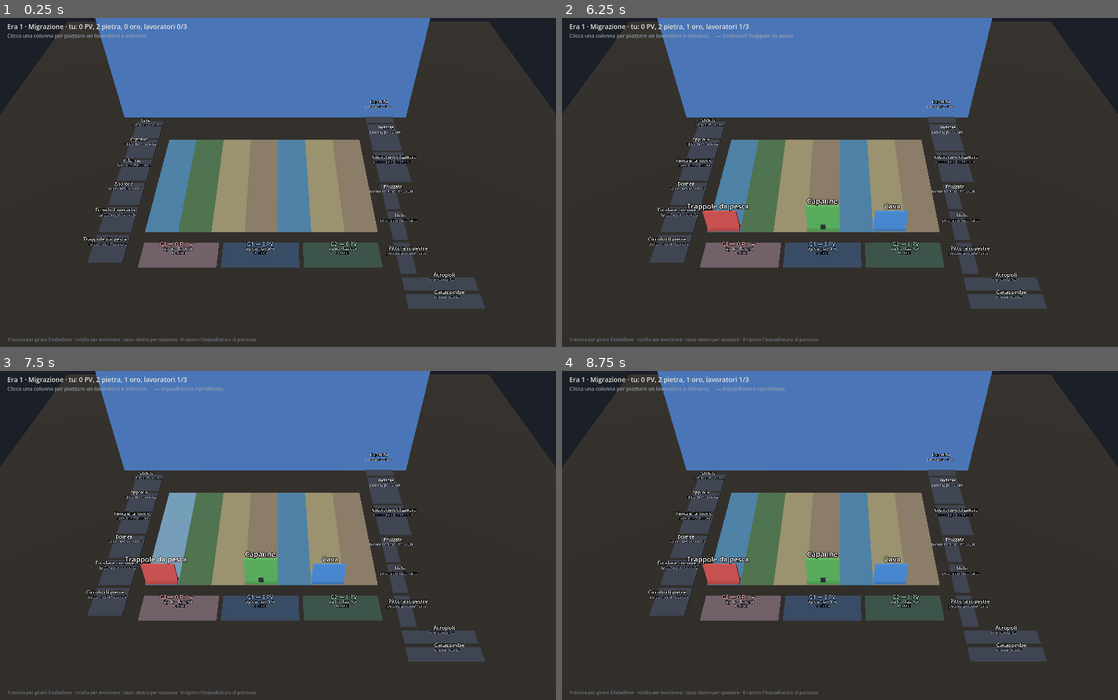
Above: before the commit, frames 1-4 (two rows, left to right).
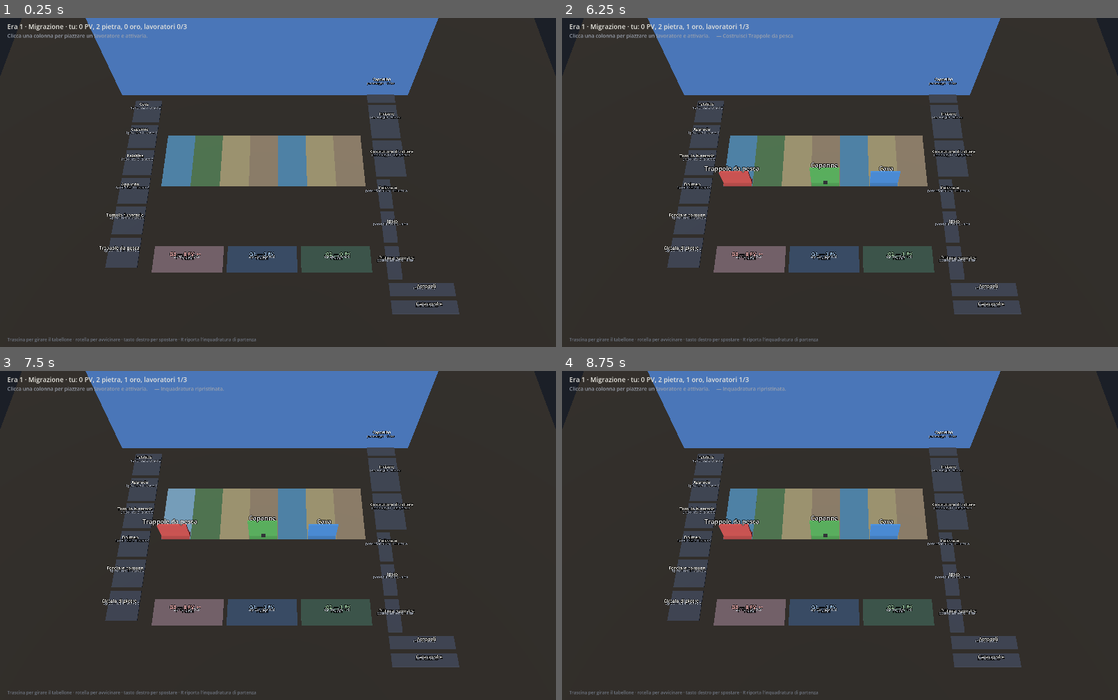
Above: after the commit, the same moments.

Repository: Tannoiser2/The-Street
Game: Godot game, scene res://scenes/gioca.tscn
Two runs of this game, one before a commit and one after it. Both use one fixed random seed, a clock stepped at 60 frames per second and the inputs below.
Inputs (mouse positions are in pixels of both pictures, inside the frame that each line leads up to):
- Up to frame 1 (0.25 s): no input
- Up to frame 2 (6.25 s): tap Enter at 0.5, 2, 3.5 s; move the mouse to (962, 166) at 0.52 s; tap R every 0.75 s from 0.6 to 5.85 s; click (962, 166) at 0.67 s; tap Space at 1.25, 2.75, 4.25 s; move the mouse to (728, 198) at 1.27 s; click (728, 198) at 1.42 s; move the mouse to (895, 110) at 2.02 s; click (895, 110) at 2.17 s; move the mouse to (812, 248) at 2.77 s; click (812, 248) at 2.92 s; move the mouse to (1006, 231) at 3.52 s; click (1006, 231) at 3.67 s; move the mouse to (673, 133) at 4.27 s; click (673, 133) at 4.42 s; move the mouse to (867, 182) at 5.02 s; click (867, 182) at 5.17 s; move the mouse to (756, 100) at 5.77 s; click (756, 100) at 5.92 s
- Up to frame 3 (7.5 s): move the mouse to (400, 519) at 6.52 s; tap R at 6.6, 7.35 s; click (400, 519) at 6.67 s; move the mouse to (166, 551) at 7.27 s; click (166, 551) at 7.42 s
- Up to frame 4 (8.75 s): move the mouse to (895, 463) at 8.02 s; tap R at 8.1 s; click (895, 463) at 8.17 s

The runs differ from the first frame. In frame 1, 18% of the frame differs, in the area x 0-100%, y 0-91%; in frame 2, 19%; in frame 3, 19%; in frame 4, 19%.

Commit message:
feat(m5): i binari nella fascia del disegno, e le rovine perdono la sagoma
Due cose chieste dal designer.

LE SAGOME NELLA FASCIA DEL DISEGNO. Sotto l'illustrazione la tessera porta le
icone di produzione, la regola e la fascia "Prosperita' Urbana": roba che si
legge per tutta la partita e che le sagome coprivano. I cinque binari stanno
ora nella sola fascia dell'illustrazione, misurata sul pixel riga per riga -
il cielo comincia a 30 mm dal bordo alto, la cornice d'oro sotto il disegno
cade a 160 - quindi 130 mm per cinque binari: 26 mm l'uno invece di 54.
La tessera resta lunga 271 mm e si clicca tutta: fuori dalla fascia vale il
binario piu' vicino, altrimenti meta' tessera sarebbe morta al clic senza che
si capisca perche'.

LE ROVINE PERDONO LA SAGOMA. Chi crolla in rovina non e' piu' in piedi: resta
la basetta, che fa da fondamenta a chi ci costruisce sopra. Il rudere invece
e' "in piedi ma spento" e la sagoma ce l'ha ancora, in grigio.
Disegnarli uguali era il motivo per cui in partita sembrava che nessun
edificio crollasse mai. Crollano eccome: misurato, 877 su 1720 in 60 partite
a tre giocatori, cioe' la meta'. Un test lo ricontrolla a ogni esecuzione,
perche' il giorno che quel conto andasse a zero la regola grafica non
servirebbe piu' a niente e sarebbe rotto qualcosa negli eventi.

Il passo fra le quote scende da 85 mm a 5, cioe' alla basetta: con la sagoma
della rovina tolta, sotto un edificio sopraelevato non c'e' piu' nulla da
scavalcare, e a 85 mm sarebbe rimasto in aria. Un edificio non sta mai sopra
una sagoma in piedi - le basi diventano tutte rovina nel momento in cui ci si
costruisce sopra, spianamento compreso.

L'INCLINAZIONE SALE DA 45 A 62 GRADI, e non e' un gusto: con i binari a 26 mm,
a 45 gradi di una sagoma dietro restava visibile il 39% e la fila davanti
copriva anche il testo della tessera. A 62 la visibilita' torna al 74% -
dov'era con i binari larghi - e il prezzo lo paga lo scorcio, dal 71 al 47%.
A 70 le sagome sono quasi coricate: provato, guardato, scartato. Le due soglie
che il test controllava non stanno piu' insieme (la prima vuole >=62 gradi, la
seconda <=49) e quelle nuove sono scritte, non allentate di nascosto.

E una trappola nel mio stesso strumento: scatta3d.sh prendeva "l'ultimo
fotogramma" con ${BASE}*.png, e un ritaglio chiamato finale_zoom.png accanto a
finale.png finiva ultimo nell'ordinamento e veniva promosso a scatto,
cancellando quello vero. Ora il glob prende solo i fotogrammi numerati.

Domande aperte 74 e 75: nella copia del PDF che ho le "caselle disegnate"
sulle tessere non ci sono - ho misurato sulla cornice dell'illustrazione - e
il prezzo dei binari stretti e' lo scorcio.

Regressione: 713 test, 0 falliti; 40 partite a 4 giocatori, 0 bloccate.

Co-Authored-By: Claude Opus 5 <noreply@anthropic.com>
Claude-Session: https://claude.ai/code/session_01QvR1MLfE6LGHHtqqPbM6YT

Diff:
--- a/scripts/tools/test_view.gd
+++ b/scripts/tools/test_view.gd
@@ -26,6 +26,7 @@
 	_run("3D: cliccare una carta", _test_clic_sulle_carte)
 	_run("3D: l'inquadratura si calcola", _test_3d_inquadratura)
 	_run("3D: dal clic allo slot", _test_raggio)
+	_run("3D: chi crolla perde la sagoma e resta la basetta", _test_rovine)
 	_run("3D: la telecamera gira attorno al tavolo", _test_orbita)
 	_run("  e cliccare funziona da ogni angolo", _test_orbita_e_clic)
 	_run("  e finisce davvero dove dice, nella scena", _test_telecamera_nel_mondo)
@@ -238,10 +239,23 @@
 	# slot ne occupa 15.
 	_approx("i binari sono contigui, non distanziati",
 		absf(BoardLayout3D.rail_z(2) - BoardLayout3D.rail_z(1)), BoardLayout3D.SLOT_D)
-	_approx("i cinque binari riempiono la tessera",
-		BoardLayout3D.RAILS * BoardLayout3D.SLOT_D, BoardLayout3D.TESSERA_D)
-	_ok("la basetta occupa meno di mezzo slot: e' cosi' che si vede dietro",
-		BoardLayout3D.BASETTA_D < BoardLayout3D.SLOT_D / 2.0)
+	# I binari riempiono la FASCIA DEL DISEGNO, non tutta la tessera: sotto
+	# ci sono icone, regola e "Prosperita' Urbana", che devono restare
+	# leggibili per tutta la partita.
+	_approx("i cinque binari riempiono la fascia del disegno",
+		BoardLayout3D.RAILS * BoardLayout3D.SLOT_D,
+		BoardLayout3D.BANDA_GIU - BoardLayout3D.BANDA_SU)
+	_ok("la fascia sta dentro la tessera e lascia scoperto il testo",
+		BoardLayout3D.BANDA_SU > 0.0
+		and BoardLayout3D.BANDA_GIU < BoardLayout3D.TESSERA_D - 50.0,
+		"fascia %.0f-%.0f su %.0f mm" % [BoardLayout3D.BANDA_SU,
+			BoardLayout3D.BANDA_GIU, BoardLayout3D.TESSERA_D])
+	_ok("nessuna sagoma finisce sul testo della tessera",
+		BoardLayout3D.rail_z(1) + BoardLayout3D.SLOT_D <= BoardLayout3D.BANDA_GIU + 0.001)
+	_ok("la basetta sta dentro il suo binario",
+		BoardLayout3D.BASETTA_D < BoardLayout3D.SLOT_D,
+		"basetta %.0f su un binario di %.0f mm" % [BoardLayout3D.BASETTA_D,
+			BoardLayout3D.SLOT_D])
 	_ok("le colonne procedono lungo la X", BoardLayout3D.col_x(0) < BoardLayout3D.col_x(1))
 	_ok("le quote salgono lungo la Y",
 		BoardLayout3D.level_y(2) > BoardLayout3D.level_y(1))
@@ -291,15 +305,16 @@
 	altezze.sort()
 	var mediana: float = altezze[altezze.size() / 2]
 
-	# Il passo fra le quote e' l'altezza del rialzo, una misura fisica del
-	# gioco: la sagoma TIPICA ci sta sotto, ma una sagoma alta lo scavalca -
-	# ed e' giusto che lo faccia, perche' e' quello che fa un grattacielo.
-	# Il test regge il caso tipico, non pretende l'impossibile dal caso limite.
-	_ok("il passo fra le quote copre la sagoma tipica (mediana %.0f su %.0f)"
-		% [mediana, BoardLayout3D.LEVEL_H], mediana <= BoardLayout3D.LEVEL_H)
-	_ok("  e la piu' alta lo scavalca, come deve (%s: %.0f mm)" % [nome, piu_alta],
-		piu_alta > BoardLayout3D.LEVEL_H)
-	_eq("  ed e' il Grattacielo", nome, "Grattacielo")
+	# Il passo fra le quote e' lo spessore di cio' che sta sotto, e sotto c'e'
+	# solo la BASETTA: chi crolla in rovina perde la sagoma. Un edificio non
+	# si trova mai sopra una sagoma in piedi, perche' le basi diventano tutte
+	# rovina nel momento in cui ci si costruisce sopra - quindi non c'e'
+	# niente da scavalcare, e il passo non deve piu' coprire una sagoma.
+	_approx("il passo fra le quote e' la basetta, non una sagoma",
+		BoardLayout3D.LEVEL_H, BoardLayout3D.BASETTA_Y)
+	_ok("  e le sagome sono tutte piu' alte del passo (mediana %.0f, max %.0f)"
+		% [mediana, piu_alta], mediana > BoardLayout3D.LEVEL_H)
+	_eq("  la piu' alta e' il Grattacielo", nome, "Grattacielo")
 
 	# Le misure vengono dal cartone: ogni edificio deve averle.
 	var senza := 0
@@ -312,8 +327,8 @@
 	var sopra := _metti(gs, "ed_capanne", 2, 3, 1)
 	var basetta := BoardLayout3D.basetta_box(gs, sopra)
 	_approx("la basetta e' profonda 15 mm", basetta.size.z, BoardLayout3D.BASETTA_D)
-	_ok("  cioe' meno di un terzo dello slot",
-		basetta.size.z < BoardLayout3D.SLOT_D / 3.0)
+	_ok("  cioe' meno di un binario, che ne e' profondo %.0f"
+		% BoardLayout3D.SLOT_D, basetta.size.z < BoardLayout3D.SLOT_D)
 	_ok("  e molto meno della profondita' della strada",
 		basetta.size.z < BoardLayout3D.board_d() / 10.0)
 	_ok("il cartone e' spesso 4 mm, come il vero",
@@ -407,11 +422,17 @@
 	# Niente soglia a naso: due limiti, e l'angolo deve rispettarli entrambi.
 	var visibile := BoardLayout3D.quota_visibile()
 	var scorcio := BoardLayout3D.scorcio()
-	_ok("dietro la fila davanti resta visibile almeno il 75%% di una sagoma (%.0f%%)"
-		% (visibile * 100.0), visibile >= 0.75)
-	_ok("  e una sagoma non e' schiacciata sotto il 65%% (%.0f%%)"
-		% (scorcio * 100.0), scorcio >= 0.65,
-		"con l'illustrazione sopra, piu' schiacciata di cosi' non si legge")
+	# Le due soglie di prima - 75% visibile e 65% di scorcio - non stanno piu'
+	# insieme da quando i binari si sono stretti a 26 mm per entrare nella
+	# fascia del disegno: la prima vuole almeno 62 gradi, la seconda al
+	# massimo 49. Si e' tenuta la visibilita' dov'era e il prezzo lo paga lo
+	# scorcio. Le soglie qui sotto sono quelle nuove, non le vecchie
+	# allentate di nascosto.
+	_ok("dietro la fila davanti resta visibile almeno il 70%% di una sagoma (%.0f%%)"
+		% (visibile * 100.0), visibile >= 0.70)
+	_ok("  e una sagoma non e' schiacciata sotto il 45%% (%.0f%%)"
+		% (scorcio * 100.0), scorcio >= 0.45,
+		"a 70 gradi erano quasi coricate e non si riconoscevano piu'")
 	_ok("  e la telecamera usa davvero quell'inclinazione",
 		is_equal_approx(BoardLayout3D.camera_pitch_deg(gs), BoardLayout3D.INCLINAZIONE))
 
@@ -810,3 +831,41 @@
 			* BoardLayout3D.U)
 	_ok("  e continua a guardarla", not cam.is_position_behind(orb.mira * BoardLayout3D.U))
 	vista.queue_free()
+
+# ---- le rovine ------------------------------------------------------
+# Un edificio crollato non e' piu' in piedi: resta il piede, che fa da
+# fondamenta a chi ci costruisce sopra. Disegnarlo come un rudere era il
+# motivo per cui in partita sembrava che nessun edificio crollasse mai.
+func _test_rovine() -> void:
+	var gs := _gioco().gs
+	var b := _metti(gs, "ed_capanne", 1, 2)
+	_ok("un edificio intatto ha la sua sagoma", BoardLayout3D.ha_sagoma(b))
+	b.state = Enums.BuildingState.RUDERE
+	_ok("  il rudere ce l'ha ancora: e' in piedi, solo spento",
+		BoardLayout3D.ha_sagoma(b))
+	_ok("  e la mostra in grigio", BoardLayout3D.sagoma_path(b).contains("grigio"))
+	b.state = Enums.BuildingState.ROVINA
+	_ok("  chi e' crollato no", not BoardLayout3D.ha_sagoma(b))
+	var piede := BoardLayout3D.basetta_box(gs, b)
+	_ok("  ma la basetta resta, e regge la quota sopra",
+		piede.size.y > 0.0 and piede.size.z > 0.0)
+	_approx("  che e' esattamente il passo fra le quote",
+		piede.size.y, BoardLayout3D.LEVEL_H)
+
+	# E non e' un caso di laboratorio: in partita le rovine sono la meta'
+	# degli edifici. Se questo conto va a zero, la regola sopra non serve piu'
+	# a niente e qualcosa si e' rotto negli eventi.
+	var rovine := 0
+	var totali := 0
+	for s in 5:
+		var ctl := GameController.new()
+		ctl.new_game(3, 100 + s)
+		var giri := 0
+		while ctl.gs.phase != Enums.Phase.FINE_PARTITA and giri < 4000:
+			RandomBot.play_turn(ctl)
+			giri += 1
+		for e in ctl.gs.grid.buildings:
+			totali += 1
+			if e.state == Enums.BuildingState.ROVINA: rovine += 1
+	_ok("in partita gli edifici crollano davvero (%d su %d in 5 partite)"
+		% [rovine, totali], rovine > totali / 5)
--- a/scripts/view/board_layout_3d.gd
+++ b/scripts/view/board_layout_3d.gd
@@ -25,9 +25,18 @@
 
 const RAILS := 5
 const TESSERA_W := 63.0          # larghezza di una tessera colonna
-const TESSERA_D := 271.0         # profondita': i cinque binari, contigui
+const TESSERA_D := 271.0         # profondita' della tessera intera
 const TESSERA_Y := 2.0           # spessore della tessera stesa sul tavolo
-const SLOT_D := TESSERA_D / float(RAILS)     # 54,2 mm per binario
+# I BINARI STANNO NELLA FASCIA DEL DISEGNO, non su tutta la tessera. Sotto
+# l'illustrazione la tessera porta le icone di produzione, la regola e la
+# fascia "Prosperita' Urbana": una sagoma piazzata li' le coprirebbe, ed e'
+# roba che si deve leggere per tutta la partita.
+# La fascia e' misurata sull'immagine stampata, riga per riga: il cielo
+# comincia a 30 mm dal bordo alto e la cornice d'oro sotto il disegno cade a
+# 160. Centotrenta millimetri per cinque binari.
+const BANDA_SU := 30.0
+const BANDA_GIU := 160.0
+const SLOT_D := (BANDA_GIU - BANDA_SU) / float(RAILS)   # 26 mm per binario
 const SAGOMA_MODULO := 60.3      # 1/2/3 slot -> 60,3 / 120,6 / 180,9 mm
 const SAGOMA_SPESSORE := 4.0     # cartone
 const BASETTA_D := 15.0          # il piede che tiene in piedi la sagoma
@@ -35,7 +44,12 @@
 # Le sagome sono contigue sul binario, ma la basetta ne occupa 15 mm sui 54:
 # il resto dello slot resta scoperto, ed e' quello che lascia vedere le file
 # dietro senza bisogno di allontanare i binari.
-const LEVEL_H := 85.0            # passo fra le quote: mai meno di una sagoma
+# Il passo fra le quote e' lo spessore di cio' che sta sotto, e sotto c'e'
+# solo la BASETTA: chi crolla in rovina perde la sagoma e resta il piede, che
+# fa da fondamenta a chi ci costruisce sopra. Un edificio non si trova mai
+# sopra una sagoma in piedi - le basi diventano tutte rovina nel momento in
+# cui ci si costruisce - quindi non c'e' niente da scavalcare.
+const LEVEL_H := 5.0
 const CIELO_STACCO := 90.0
 const CIELO_H := 620.0
 
@@ -47,7 +61,12 @@
 # X e la colonna 0 finirebbe a destra: chi legge "colonna 2" guarderebbe dalla
 # parte sbagliata.
 static func rail_z(era: int) -> float:
-	return (RAILS - era) * SLOT_D
+	return BANDA_SU + (RAILS - era) * SLOT_D
+
+# La tessera intera, che e' piu' lunga della fascia dei binari.
+static func tessera_box(col: int) -> AABB:
+	return AABB(Vector3(col_x(col), 0.0, 0.0),
+		Vector3(TESSERA_W, TESSERA_Y, TESSERA_D))
 
 static func span_w(n_col: int) -> float:
 	return n_col * SAGOMA_MODULO
@@ -74,9 +93,10 @@
 		# sul davanti dello slot, cioe' dal lato della telecamera
 		z = rail_z(b.era_built) + SLOT_D - BASETTA_D / 2.0
 	else:
-		# Senza binario: al centro della profondita' della colonna, sopra il
-		# baricentro di cio' che la sorregge.
-		z = board_d() / 2.0
+		# Senza binario: al centro della FASCIA, sopra il baricentro di cio'
+		# che la sorregge - non al centro della tessera, che scenderebbe sul
+		# testo.
+		z = (BANDA_SU + BANDA_GIU) / 2.0
 	return Vector3(x, level_y(b.level), z)
 
 # La basetta: ogni sagoma ne ha una. 15 mm di profondita' per 4 mm di cartone.
@@ -103,6 +123,12 @@
 
 # Il file dell'illustrazione, nello stato giusto: a colori finche' l'edificio
 # e' intatto, in grigio quando e' spento. Stringa vuota se non c'e' mappatura.
+# Chi e' CROLLATO IN ROVINA non ha piu' una sagoma in piedi: resta la
+# basetta, che fa da fondamenta a chi ci costruisce sopra. Il RUDERE invece e'
+# "in piedi ma spento" e la sagoma ce l'ha ancora, in grigio.
+static func ha_sagoma(b: Building) -> bool:
+	return b.state != Enums.BuildingState.ROVINA
+
 static func sagoma_path(b: Building) -> String:
 	var s: Dictionary = CardDB.sagome.get(str(b.data["id"]), {})
 	if not s.has("n"): return ""
@@ -162,14 +188,19 @@
 # L'inclinazione e' un compromesso fra due cose che tirano in direzioni
 # opposte, e va scelta coi numeri:
 #   - piu' alta: le file dietro si vedono meglio, perche' la fila davanti le
-#     copre meno;
+#     copre meno, e resta scoperta piu' tessera davanti - dove stanno le
+#     icone di produzione e la regola, che si leggono per tutta la partita;
 #   - piu' bassa: le sagome si vedono meglio, perche' un cartone in piedi
 #     guardato dall'alto si schiaccia col coseno.
-# A 62 gradi le file erano tutte intere ma le sagome ridotte al 47%: con le
-# illustrazioni sopra, illeggibili. A 45 gradi resta visibile l'82% di una
-# sagoma dietro quella davanti e lo scorcio sale al 71%.
+# Finche' i binari erano larghi 54 mm, 45 gradi teneva l'82% di una sagoma
+# dietro e il 71% di scorcio. Con i binari stretti a 26 mm - stanno nella
+# fascia del disegno - a 45 gradi ne restava visibile il 39%, e la fila
+# davanti copriva anche il testo della tessera.
+# A 62 gradi la VISIBILITA' torna dov'era (74%) e il prezzo lo paga lo
+# scorcio, che scende dal 71 al 47%. A 70 le sagome sono quasi coricate e non
+# si riconoscono piu': provato, guardato, scartato.
 const FOV := 40.0
-const INCLINAZIONE := 45.0      # gradi sopra l'orizzonte
+const INCLINAZIONE := 62.0      # gradi sopra l'orizzonte
 const RIEMPIMENTO := 0.80       # quanta larghezza del fotogramma occupa la strada
 const ASPETTO := 1520.0 / 900.0
 
@@ -417,7 +448,10 @@
 	var col := int(floor(p.x / TESSERA_W))
 	if col < 0 or col >= gs.grid.n_cols: return {}
 	if p.z < 0.0 or p.z >= board_d(): return {}
-	var era := RAILS - int(floor(p.z / SLOT_D))
+	# I binari occupano solo la fascia del disegno, ma si clicca tutta la
+	# tessera: fuori dalla fascia vale il binario piu' vicino, altrimenti
+	# meta' tessera sarebbe morta al clic senza che si capisca perche'.
+	var era := RAILS - int(floor((p.z - BANDA_SU) / SLOT_D))
 	return {"col": col, "era": clampi(era, 1, RAILS), "punto": p}
 
 # L'edificio colpito da un raggio: la sagoma sta IN PIEDI, quindi non basta
--- a/scripts/view/board_view_3d.gd
+++ b/scripts/view/board_view_3d.gd
@@ -128,12 +128,19 @@
 func _edifici() -> void:
 	for b in gs.grid.buildings:
 		_basetta(b)
-		_sagoma(b)
-		_linguette(b)
+		# Chi e' CROLLATO IN ROVINA non ha piu' una sagoma in piedi: resta il
+		# piede, che fa da fondamenta a chi ci costruisce sopra. Il rudere
+		# invece e' "in piedi ma spento" e la sagoma ce l'ha ancora, in grigio.
+		# Disegnarli uguali era il motivo per cui in partita sembrava che
+		# nessun edificio crollasse mai: crollano eccome - 877 su 1720 in 60
+		# partite a tre giocatori - ma sullo schermo restavano in piedi.
+		if BoardLayout3D.ha_sagoma(b):
+			_sagoma(b)
+			_linguette(b)
 		_cubetti(b)
 		_segnalini(b)
 
-# Il piede che tiene in piedi il cartone: 15 mm di profondita' sui 54 dello
+# Il piede che tiene in piedi il cartone: 15 mm di profondita' sui 26 dello
 # slot, cosi' il resto resta scoperto e le file dietro si vedono.
 func _basetta(b: Building) -> void:
 	var box := BoardLayout3D.basetta_box(gs, b)
Not shown, changed: docs/domande-aperte.md
Not shown, changed: tools/scatta3d.sh
